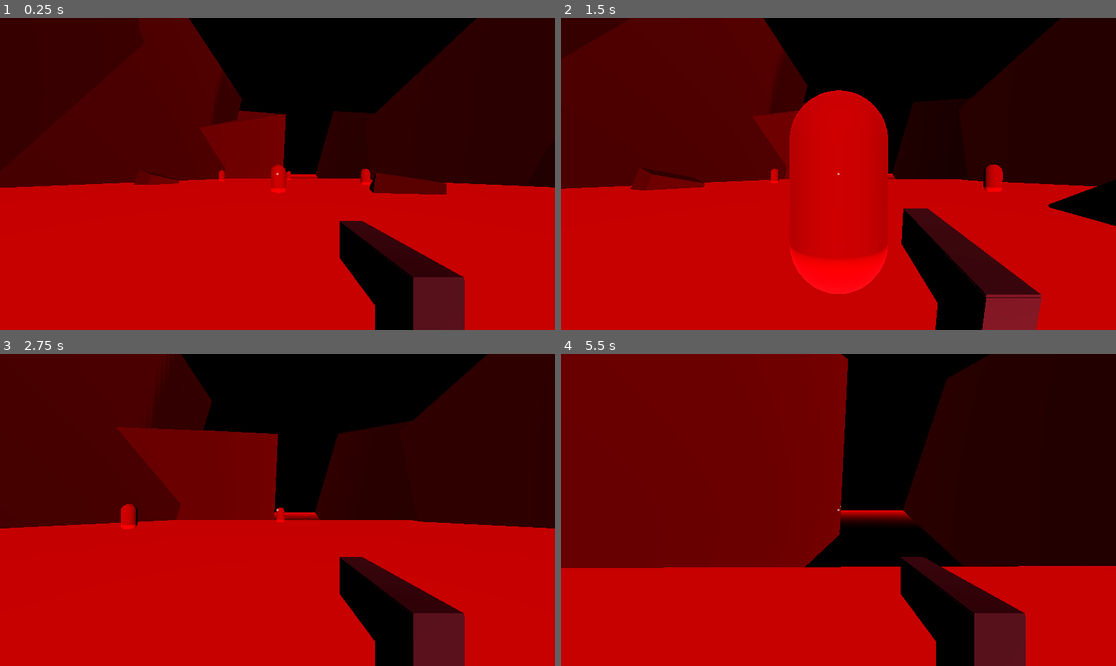
Above: before the commit, frames 1-4 (two rows, left to right).
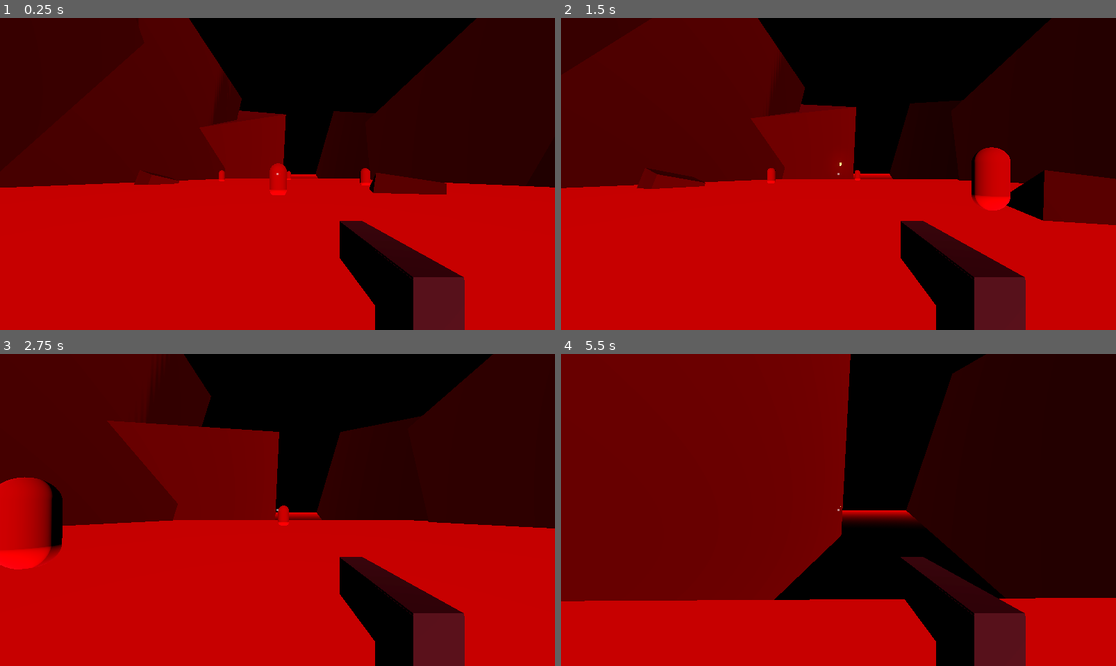
Above: after the commit, the same moments.

Repository: levidavidmurray/TheFinalMomentsOfJeffreyEpstein
Game: Godot game, scene res://scenes/Main.tscn
The game is run twice, just before and just after one commit, with the same random seed, the same clock (stepped at 60 frames per second) and the same inputs. Sound files missing from this copy of the repository are replaced by a short silence.
Inputs (mouse positions are in pixels of both pictures, inside the frame that each line leads up to):
- Up to frame 1 (0.25 s): no input
- Up to frame 2 (1.5 s): move the mouse to (866, 174) at 0.52 s; hold W (move_forward) from 0.53 s (still down); click (866, 174) at 0.6 s; tap Space (jump) at 0.77 s; move the mouse to (810, 174) at 1.27 s; click (810, 174) at 1.35 s
- Up to frame 3 (2.75 s): keep holding W (move_forward); tap Space (jump) at 1.52 s; move the mouse to (288, 503) at 2.02 s; click (288, 503) at 2.1 s
- Up to frame 4 (5.5 s): keep holding W (move_forward); move the mouse to (832, 516) at 2.77 s; click (832, 516) at 2.85 s; tap Space (jump) at 3.02, 3.77, 4.52 s; move the mouse to (877, 513) at 3.52 s; click (877, 513) at 3.6 s; move the mouse to (794, 506) at 4.27 s; click (794, 506) at 4.35 s; move the mouse to (844, 510) at 5.02 s; click (844, 510) at 5.1 s

The runs differ from the first frame. In frame 1, 0.1% of the frame differs, in the area x 48-67%, y 46-57%; in frame 2, 13%, in the area x 0-100%, y 0-100%; in frame 3, 3.8%; in frame 4, 9.9%.

Commit message:
enemy attacks, player death state, sfx improvements

Diff:
--- a/project.godot
+++ b/project.godot
@@ -56,6 +56,11 @@
 "events": [Object(InputEventKey,"resource_local_to_scene":false,"resource_name":"","device":-1,"window_id":0,"alt_pressed":false,"shift_pressed":false,"ctrl_pressed":false,"meta_pressed":false,"pressed":false,"keycode":0,"physical_keycode":32,"key_label":0,"unicode":32,"echo":false,"script":null)
 ]
 }
+shake={
+"deadzone": 0.5,
+"events": [Object(InputEventMouseButton,"resource_local_to_scene":false,"resource_name":"","device":-1,"window_id":0,"alt_pressed":false,"shift_pressed":false,"ctrl_pressed":false,"meta_pressed":false,"button_mask":2,"position":Vector2(169, 8),"global_position":Vector2(173, 51),"factor":1.0,"button_index":2,"canceled":false,"pressed":true,"double_click":false,"script":null)
+]
+}
 
 [layer_names]
 
--- a/scenes/Bullet.tscn
+++ b/scenes/Bullet.tscn
@@ -1,8 +1,13 @@
-[gd_scene load_steps=7 format=3 uid="uid://b4syu5s2hyjq3"]
+[gd_scene load_steps=12 format=3 uid="uid://b4syu5s2hyjq3"]
 
 [ext_resource type="Script" path="res://scripts/Bullet.gd" id="1_c465p"]
+[ext_resource type="AudioStream" uid="uid://s5fw8p7t3vln" path="res://sfx/Bullet Impact A.wav" id="2_2bo03"]
 [ext_resource type="Material" uid="uid://lpolcfdmecp2" path="res://materials/mat_Bullet.tres" id="2_vypfi"]
+[ext_resource type="AudioStream" uid="uid://da2tl0tq1epye" path="res://sfx/Bullet Impact B.wav" id="3_8d568"]
 [ext_resource type="Material" uid="uid://dmurb816vx16l" path="res://materials/mat_BloodParticles.tres" id="3_87hch"]
+[ext_resource type="AudioStream" uid="uid://duv3h3gwq85fd" path="res://sfx/Bullet Impact C.wav" id="4_uumr4"]
+[ext_resource type="AudioStream" uid="uid://duec25frx362j" path="res://sfx/Bullet Impact D.wav" id="5_ih7la"]
+[ext_resource type="AudioStream" uid="uid://ci2dy04tpq12t" path="res://sfx/Bullet Impact E.wav" id="6_sglts"]
 
 [sub_resource type="BoxMesh" id="BoxMesh_pmv1s"]
 material = ExtResource("2_vypfi")
@@ -12,13 +17,15 @@
 direction = Vector3(0, 0, 1)
 initial_velocity_min = 3.0
 initial_velocity_max = 5.0
+scale_min = 0.05
+scale_max = 0.1
 
-[sub_resource type="BoxMesh" id="BoxMesh_a6p8v"]
+[sub_resource type="SphereMesh" id="SphereMesh_ib4dc"]
 material = ExtResource("3_87hch")
-size = Vector3(0.04, 0.04, 0.04)
 
 [node name="Bullet" type="Node3D"]
 script = ExtResource("1_c465p")
+sfx_impacts = Array[AudioStream]([ExtResource("2_2bo03"), ExtResource("3_8d568"), ExtResource("4_uumr4"), ExtResource("5_ih7la"), ExtResource("6_sglts")])
 
 [node name="MeshInstance3D" type="MeshInstance3D" parent="."]
 mesh = SubResource("BoxMesh_pmv1s")
@@ -31,14 +38,17 @@
 transform = Transform3D(1, 0, 0, 0, 1, 0, 0, 0, 1, 0, 0, -0.571447)
 sorting_offset = 20.0
 emitting = false
+amount = 12
 one_shot = true
 explosiveness = 1.0
 process_material = SubResource("ParticleProcessMaterial_m0t3s")
-draw_pass_1 = SubResource("BoxMesh_a6p8v")
+draw_pass_1 = SubResource("SphereMesh_ib4dc")
 
 [node name="Timer" type="Timer" parent="."]
 wait_time = 10.0
 one_shot = true
 autostart = true
 
+[node name="SFX_Impact" type="AudioStreamPlayer3D" parent="."]
+
 [connection signal="timeout" from="Timer" to="." method="_on_timer_timeout"]
--- a/scenes/Enemy.tscn
+++ b/scenes/Enemy.tscn
@@ -1,9 +1,15 @@
-[gd_scene load_steps=13 format=3 uid="uid://dc8ul4wbvo0vs"]
+[gd_scene load_steps=31 format=3 uid="uid://dc8ul4wbvo0vs"]
 
 [ext_resource type="Script" path="res://scripts/Enemy.gd" id="1_np2c2"]
 [ext_resource type="AudioStream" uid="uid://0ydy3gqem8lw" path="res://sfx/Hell Beast Attack 011.wav" id="2_h0h0d"]
 [ext_resource type="Script" path="res://scripts/HealthComponent.gd" id="2_xi6h7"]
+[ext_resource type="AudioStream" uid="uid://copsiigqkdgf5" path="res://sfx/Hell Beast Attack 001.wav" id="3_jj1q3"]
 [ext_resource type="AudioStream" uid="uid://c2l7qb27u5mcq" path="res://sfx/Hell Beast Dies 003.wav" id="3_vqty6"]
+[ext_resource type="AudioStream" uid="uid://dorbbn8e8h848" path="res://sfx/Hell Beast Attack 008.wav" id="4_djeut"]
+[ext_resource type="AudioStream" uid="uid://s20q8svbwubh" path="res://sfx/Hell Beast Attack 010.wav" id="5_j6qnu"]
+[ext_resource type="AudioStream" uid="uid://cwjdqo23fefqq" path="res://sfx/Iron Fist Punch A.wav" id="6_hrwv3"]
+[ext_resource type="AudioStream" uid="uid://dnr2o8q23r2a5" path="res://sfx/Iron Fist Punch B.wav" id="7_t8ii3"]
+[ext_resource type="AudioStream" uid="uid://cndywxftg2lqs" path="res://sfx/Iron Fist Punch C.wav" id="8_05pwh"]
 
 [sub_resource type="StandardMaterial3D" id="StandardMaterial3D_mv5ll"]
 albedo_color = Color(0.701961, 0.054902, 0.0666667, 1)
@@ -30,13 +36,76 @@
 "RESET": SubResource("Animation_qb2uv")
 }
 
+[sub_resource type="CylinderShape3D" id="CylinderShape3D_ohwsv"]
+radius = 1.29175
+
 [sub_resource type="CylinderShape3D" id="CylinderShape3D_785x3"]
-radius = 9.85507
+radius = 30.0
+
+[sub_resource type="Gradient" id="Gradient_tijcv"]
+offsets = PackedFloat32Array(0.00342466, 1)
+colors = PackedColorArray(0.761463, 0.00530846, 0, 1, 0.761463, 0.00530846, 0, 1)
+
+[sub_resource type="GradientTexture1D" id="GradientTexture1D_4umkb"]
+gradient = SubResource("Gradient_tijcv")
+
+[sub_resource type="Curve" id="Curve_p01al"]
+max_value = 100.0
+_data = [Vector2(0, 3.15789), 0.0, 751.579, 0, 0, Vector2(1, 96.8421), 437.143, 0.0, 0, 0]
+point_count = 2
+
+[sub_resource type="CurveTexture" id="CurveTexture_qvh32"]
+curve = SubResource("Curve_p01al")
+
+[sub_resource type="Curve" id="Curve_2bvre"]
+_data = [Vector2(0, 1), 0.0, 0.0, 0, 0, Vector2(1, 0), 0.0, 0.0, 0, 0]
+point_count = 2
+
+[sub_resource type="CurveTexture" id="CurveTexture_3kc4j"]
+curve = SubResource("Curve_2bvre")
+
+[sub_resource type="Curve" id="Curve_7ds8x"]
+_data = [Vector2(0, 1), 0.0, 0.0, 0, 0, Vector2(1, 1), 0.0, 0.0, 0, 0]
+point_count = 2
+
+[sub_resource type="CurveTexture" id="CurveTexture_l7btk"]
+curve = SubResource("Curve_7ds8x")
+
+[sub_resource type="ParticleProcessMaterial" id="ParticleProcessMaterial_cc0yf"]
+lifetime_randomness = 1.0
+direction = Vector3(0, -1, -10)
+spread = 56.96
+gravity = Vector3(0, -9.8, -8.885)
+initial_velocity_min = 3.0
+initial_velocity_max = 5.0
+damping_curve = SubResource("CurveTexture_qvh32")
+scale_min = 0.5
+scale_max = 0.5
+scale_curve = SubResource("CurveTexture_3kc4j")
+color_ramp = SubResource("GradientTexture1D_4umkb")
+turbulence_noise_strength = 0.0
+turbulence_noise_scale = 0.0
+turbulence_noise_speed = Vector3(0, -1, 0)
+turbulence_influence_min = 0.0
+turbulence_influence_max = 0.69
+turbulence_influence_over_life = SubResource("CurveTexture_l7btk")
+
+[sub_resource type="StandardMaterial3D" id="StandardMaterial3D_ykgd3"]
+vertex_color_use_as_albedo = true
+roughness = 0.3
+
+[sub_resource type="SphereMesh" id="SphereMesh_hydjo"]
+material = SubResource("StandardMaterial3D_ykgd3")
 
 [node name="Enemy" type="CharacterBody3D"]
 collision_layer = 5
 script = ExtResource("1_np2c2")
+attack_damage = 4
+attack_interval = 1.15
+speed = 6.5
 sfx_aggro = ExtResource("2_h0h0d")
+sfx_attacks = Array[AudioStream]([ExtResource("3_jj1q3"), ExtResource("4_djeut"), ExtResource("5_j6qnu")])
+sfx_attacks_2 = Array[AudioStream]([ExtResource("6_hrwv3"), ExtResource("7_t8ii3"), ExtResource("8_05pwh")])
 sfx_death = ExtResource("3_vqty6")
 
 [node name="MeshInstance3D" type="MeshInstance3D" parent="."]
@@ -59,7 +128,7 @@
 
 [node name="CollisionShape3D" type="CollisionShape3D" parent="AttackBox"]
 transform = Transform3D(1, 0, 0, 0, 1, 0, 0, 0, 1, 0, 0.994372, 0)
-shape = SubResource("CylinderShape3D_785x3")
+shape = SubResource("CylinderShape3D_ohwsv")
 
 [node name="AggroBox" type="Area3D" parent="."]
 
@@ -69,7 +138,20 @@
 
 [node name="SFX" type="AudioStreamPlayer3D" parent="."]
 
+[node name="SFX2" type="AudioStreamPlayer3D" parent="."]
+
+[node name="DeathParticles" type="GPUParticles3D" parent="."]
+transform = Transform3D(1, 0, 0, 0, 1, 0, 0, 0, 1, 0, 1.67878, 0)
+emitting = false
+amount = 50
+one_shot = true
+explosiveness = 1.0
+randomness = 1.0
+process_material = SubResource("ParticleProcessMaterial_cc0yf")
+draw_pass_1 = SubResource("SphereMesh_hydjo")
+
 [connection signal="death" from="HealthComponent" to="." method="_on_health_component_death"]
 [connection signal="body_entered" from="AttackBox" to="." method="_on_attack_box_body_entered"]
+[connection signal="body_exited" from="AttackBox" to="." method="_on_attack_box_body_exited"]
 [connection signal="body_entered" from="AggroBox" to="." method="_on_aggro_box_body_entered"]
 [connection signal="body_exited" from="AggroBox" to="." method="_on_aggro_box_body_exited"]
--- a/scenes/Player.tscn
+++ b/scenes/Player.tscn
@@ -12,6 +12,7 @@
 [ext_resource type="AudioStream" uid="uid://bw5kdxcjiesc5" path="res://sfx/Pistol Shot C.wav" id="5_o3jd5"]
 [ext_resource type="AudioStream" uid="uid://5wytrqj7ybso" path="res://sfx/footstep_blood_4.ogg" id="6_d80hy"]
 [ext_resource type="Script" path="res://scripts/HealthComponent.gd" id="7_luamq"]
+[ext_resource type="Script" path="res://scripts/ScreenShake.gd" id="13_amhg6"]
 
 [sub_resource type="CapsuleShape3D" id="CapsuleShape3D_4kj3u"]
 radius = 0.45
@@ -45,7 +46,7 @@
 
 [sub_resource type="Animation" id="Animation_15q4y"]
 resource_name = "Shoot"
-length = 0.2
+length = 0.1
 step = 0.01
 tracks/0/type = "value"
 tracks/0/imported = false
@@ -54,7 +55,7 @@
 tracks/0/interp = 1
 tracks/0/loop_wrap = true
 tracks/0/keys = {
-"times": PackedFloat32Array(0, 0.06, 0.2),
+"times": PackedFloat32Array(0, 0.04, 0.1),
 "transitions": PackedFloat32Array(1, 0.307786, 1),
 "update": 0,
 "values": [Vector3(0, 0, 0), Vector3(0.872665, 0, 0), Vector3(0, 0, 0)]
@@ -122,6 +123,15 @@
 light_volumetric_fog_energy = 0.0
 light_angular_distance = 0.25
 
+[node name="ScreenShake" type="Node" parent="Camera"]
+script = ExtResource("13_amhg6")
+random_strength = 1.0
+shake_fade = 20.0
+
+[node name="Frequency" type="Timer" parent="Camera/ScreenShake"]
+
+[node name="Duration" type="Timer" parent="Camera/ScreenShake"]
+
 [node name="CanvasLayer" type="CanvasLayer" parent="."]
 
 [node name="Crosshair" type="ColorRect" parent="CanvasLayer"]
@@ -147,3 +157,5 @@
 attenuation_filter_cutoff_hz = 3000.0
 
 [connection signal="death" from="HealthComponent" to="." method="_on_health_component_death"]
+[connection signal="timeout" from="Camera/ScreenShake/Frequency" to="Camera/ScreenShake" method="_on_frequency_timeout"]
+[connection signal="timeout" from="Camera/ScreenShake/Duration" to="Camera/ScreenShake" method="_on_duration_timeout"]
--- a/scripts/Bullet.gd
+++ b/scripts/Bullet.gd
@@ -2,9 +2,12 @@
 
 const SPEED = 50.0
 
+@export var sfx_impacts: Array[AudioStream]
+
 @onready var mesh = $MeshInstance3D
 @onready var ray = $RayCast3D
 @onready var particles = $GPUParticles3D
+@onready var sfx_impact: AudioStreamPlayer3D = $SFX_Impact
 
 var damage = 0
 var did_hit = false
@@ -16,6 +19,8 @@
 		did_hit = true
 		var body = ray.get_collider()
 		if body.has_method("take_damage"):
+			sfx_impact.stream = sfx_impacts[randi() % sfx_impacts.size()]
+			sfx_impact.play()
 			body.take_damage(damage)
 		mesh.visible = false
 		particles.emitting = true
--- a/scripts/Enemy.gd
+++ b/scripts/Enemy.gd
@@ -3,17 +3,27 @@
 ## how long player has to stay in attack box before taking damage
 @export var attack_box_delay = 0.25
 @export var attack_damage = 3
+@export var attack_interval = 1.5
 @export var speed = 5.0
 @export var stopping_distance = 1.0
 @export var sfx_aggro: AudioStream
+@export var sfx_attacks: Array[AudioStream]
+@export var sfx_attacks_2: Array[AudioStream]
 @export var sfx_death: AudioStream
 
 @onready var animator: AnimationPlayer = $AnimationPlayer
 @onready var sfx: AudioStreamPlayer3D = $SFX
+@onready var sfx_2: AudioStreamPlayer3D = $SFX2
 @onready var health_component: HealthComponent = $HealthComponent
 @onready var start_pos = global_position
+@onready var mesh = $MeshInstance3D
+@onready var col = $CollisionShape3D
+@onready var death_particles: GPUParticles3D = $DeathParticles
 
 var target: Node3D = null
+var last_attack_time = 0.0
+var attack_box_enter_time = 0.0
+var target_in_attack_box = false
 
 func _physics_process(delta):
 	if is_dead():
@@ -27,13 +37,13 @@
 func handle_aggro():
 	# move towards target
 	var dir = target.global_position - global_position
-	if dir.length() > stopping_distance:
+	if can_attack():
+		print("target in attack box: ", target_in_attack_box)
+		velocity = Vector3.ZERO
+		attack()
+	else:
 		velocity = dir.normalized() * speed
 		move_and_slide()
-	else:
-		velocity = Vector3.ZERO
-		# animator.play("Attack")
-		# await get_tree().create_timer(attack_box_delay).timeout
 
 func handle_patrol():
 	var distance = (start_pos - global_position).length()
@@ -44,6 +54,24 @@
 	else:
 		global_position = start_pos
 
+func can_attack():
+	if is_dead(): return false
+	if not target: return false
+	if not target_in_attack_box: return false
+	if get_time() - attack_box_enter_time < attack_box_delay: return false
+	return get_time() - last_attack_time > attack_interval
+
+func attack():
+	if not can_attack(): return
+	last_attack_time = get_time()
+	sfx.stream = sfx_attacks[randi() % sfx_attacks.size()]
+	sfx.play()
+	sfx_2.stream = sfx_attacks_2[randi() % sfx_attacks_2.size()]
+	sfx_2.play()
+	target.take_damage(attack_damage)
+	# animator.play("Attack")
+	# await get_tree().create_timer(attack_box_delay).timeout
+
 func take_damage(damage):
 	health_component.take_damage(damage)
 
@@ -53,14 +81,22 @@
 func _on_health_component_death():
 	sfx.stream = sfx_death
 	sfx.play()
+	mesh.visible = false
+	col.disabled = true
 	sfx.finished.connect(func(): queue_free())
+	death_particles.emitting = true
+	get_tree().root.add_child(death_particles)
 	# animator.play("Death")
 
 func _on_attack_box_body_entered(body:Node3D):
 	if is_dead(): return
-	if body is Player:
-		body.take_damage(attack_damage)
-		# await get_tree().create_timer(attack_box_delay).timeout
+	if body == target:
+		attack_box_enter_time = get_time()
+		target_in_attack_box = true
+
+func _on_attack_box_body_exited(body:Node3D):
+	if body == target:
+		target_in_attack_box = false
 
 func _on_aggro_box_body_entered(body:Node3D):
 	if is_dead(): return
@@ -68,7 +104,16 @@
 		sfx.stream = sfx_aggro
 		sfx.play()
 		target = body
+		target.death.connect(_on_target_death)
 
 func _on_aggro_box_body_exited(body:Node3D):
-	if body is Player:
+	if body == target:
+		target.death.disconnect(_on_target_death)
 		target = null
+
+func _on_target_death():
+	target.death.disconnect(_on_target_death)
+	target = null
+
+func get_time() -> float:
+	return Time.get_ticks_msec() / 1000.0
--- a/scripts/GameManager.gd
+++ b/scripts/GameManager.gd
@@ -1,3 +1,7 @@
 class_name GameManager extends Node
 
 @export var enemy: PackedScene
+
+func _ready():
+    var enemy_instance = enemy.instance()
+    add_child(enemy_instance)
--- a/scripts/Player.gd
+++ b/scripts/Player.gd
@@ -1,4 +1,6 @@
 class_name Player extends CharacterBody3D
+
+signal death
 
 @export_category("Player")
 @export_range(1, 35, 1) var speed: float = 10 # m/s
@@ -9,6 +11,11 @@
 @export var take_damage_cd := 1.5
 @export var footstep_sfx_interval := 0.5
 @export var sfx_footsteps: Array[AudioStream] = []
+
+@onready var camera: PlayerCamera = $Camera
+@onready var health_component: HealthComponent = $HealthComponent
+@onready var gun: Gun = $Camera/Gun
+@onready var sfx_footstep: AudioStreamPlayer3D = $SFX_Footstep
 
 var jumping: bool = false
 var mouse_captured: bool = false
@@ -25,25 +32,23 @@
 var last_step_time := 0.0
 var footstep_index = 0
 
-@onready var camera: PlayerCamera = $Camera
-@onready var health_component: HealthComponent = $HealthComponent
-@onready var gun: Gun = $Camera/Gun
-@onready var sfx_footstep: AudioStreamPlayer3D = $SFX_Footstep
-
-
 func _ready() -> void:
 	capture_mouse()
 
 func _unhandled_input(event: InputEvent) -> void:
+	if Input.is_action_just_pressed("exit"): get_tree().quit()
+
+	if is_dead(): return
+
 	if event is InputEventMouseMotion:
 		look_dir = event.relative * 0.001
 		if mouse_captured: _rotate_camera()
 	if Input.is_action_just_pressed("jump"): jumping = true
-	if Input.is_action_just_pressed("exit"): get_tree().quit()
 	if Input.is_action_just_pressed("shoot"): handle_shoot()
 
 func _physics_process(delta: float) -> void:
-	if mouse_captured: _handle_joypad_camera_rotation(delta)
+	if is_dead(): return
+
 	velocity = _walk(delta) + _gravity(delta) + _jump(delta)
 
 	move_and_slide()
@@ -52,7 +57,12 @@
 		_handle_footstep()
 
 func take_damage(damage: float) -> void:
+	print("Player took damage: ", damage)
+	camera.shake()
 	health_component.take_damage(damage)
+
+func is_dead() -> bool:
+	return health_component.is_dead()
 
 func handle_shoot() -> void:
 	if gun.can_shoot():
@@ -60,7 +70,7 @@
 
 func _on_health_component_death():
 	print("player died")
-	pass # Replace with function body.
+	death.emit()
 
 # Input & Physics
 
@@ -75,14 +85,6 @@
 func _rotate_camera(sens_mod: float = 1.0) -> void:
 	camera.rotation.y -= look_dir.x * camera_sens * sens_mod
 	camera.rotation.x = clamp(camera.rotation.x - look_dir.y * camera_sens * sens_mod, -1.5, 1.5)
-
-func _handle_joypad_camera_rotation(delta: float, sens_mod: float = 1.0) -> void:
-	return
-	var joypad_dir: Vector2 = Input.get_vector("look_left","look_right","look_up","look_down")
-	if joypad_dir.length() > 0:
-		look_dir += joypad_dir * delta
-		_rotate_camera(sens_mod)
-		look_dir = Vector2.ZERO
 
 func _walk(delta: float) -> Vector3:
 	move_dir = Input.get_vector("move_left", "move_right", "move_forward", "move_backwards")
--- a/scripts/PlayerCamera.gd
+++ b/scripts/PlayerCamera.gd
@@ -8,6 +8,9 @@
 func _physics_process(delta):
 	# _detect_interactions()
 	pass
+
+func shake():
+	$ScreenShake.apply_shake()
 
 func get_shoot_enemy() -> Enemy:
 	if shoot_ray.is_colliding():
--- /dev/null
+++ b/scripts/ScreenShake.gd
@@ -0,0 +1,30 @@
+extends Node
+
+@export var random_strength = 30.0
+@export var shake_fade = 5.0
+
+@onready var camera: Camera3D = get_parent()
+@onready var y_offset = camera.position.y
+
+var rng = RandomNumberGenerator.new()
+
+var shake_strength = 0.0
+
+func _process(delta):
+	if shake_strength > 0:
+		shake_strength = lerpf(shake_strength, 0, shake_fade * delta)
+
+		var offset = random_offset()
+		camera.position = Vector3(offset.x, y_offset, camera.position.z)
+
+		if shake_strength < 0.1:
+			camera.position = Vector3(0, y_offset, camera.position.z)
+
+func apply_shake():
+	shake_strength = random_strength
+
+func random_offset() -> Vector2:
+	return Vector2(
+		rng.randf_range(-shake_strength, shake_strength),
+		rng.randf_range(-shake_strength, shake_strength)
+	)
Not shown: 1 places in scenes/Player.tscn that only renumber resources
Not shown, added: sfx/Bullet Impact A.wav.import
Not shown, added: sfx/Bullet Impact B.wav.import
Not shown, added: sfx/Bullet Impact C.wav.import
Not shown, added: sfx/Bullet Impact D.wav.import
Not shown, added: sfx/Bullet Impact E.wav.import
Not shown, added: sfx/Hell Beast Attack 008.wav.import
Not shown, added: sfx/Hell Beast Attack 010.wav.import
Not shown, added: sfx/Iron Fist Punch A.wav.import
Not shown, added: sfx/Iron Fist Punch B.wav.import
Not shown, added: sfx/Iron Fist Punch C.wav.import
Not shown, added: sfx/Bullet Impact A.wav
(and 9 more such lines)
